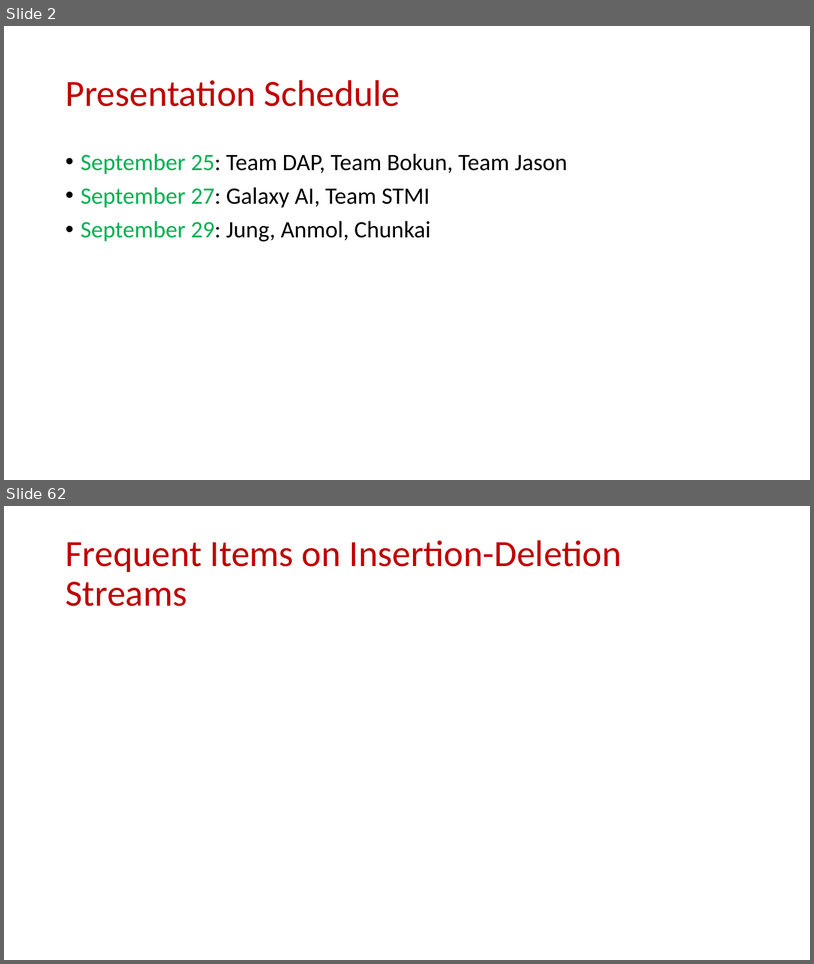
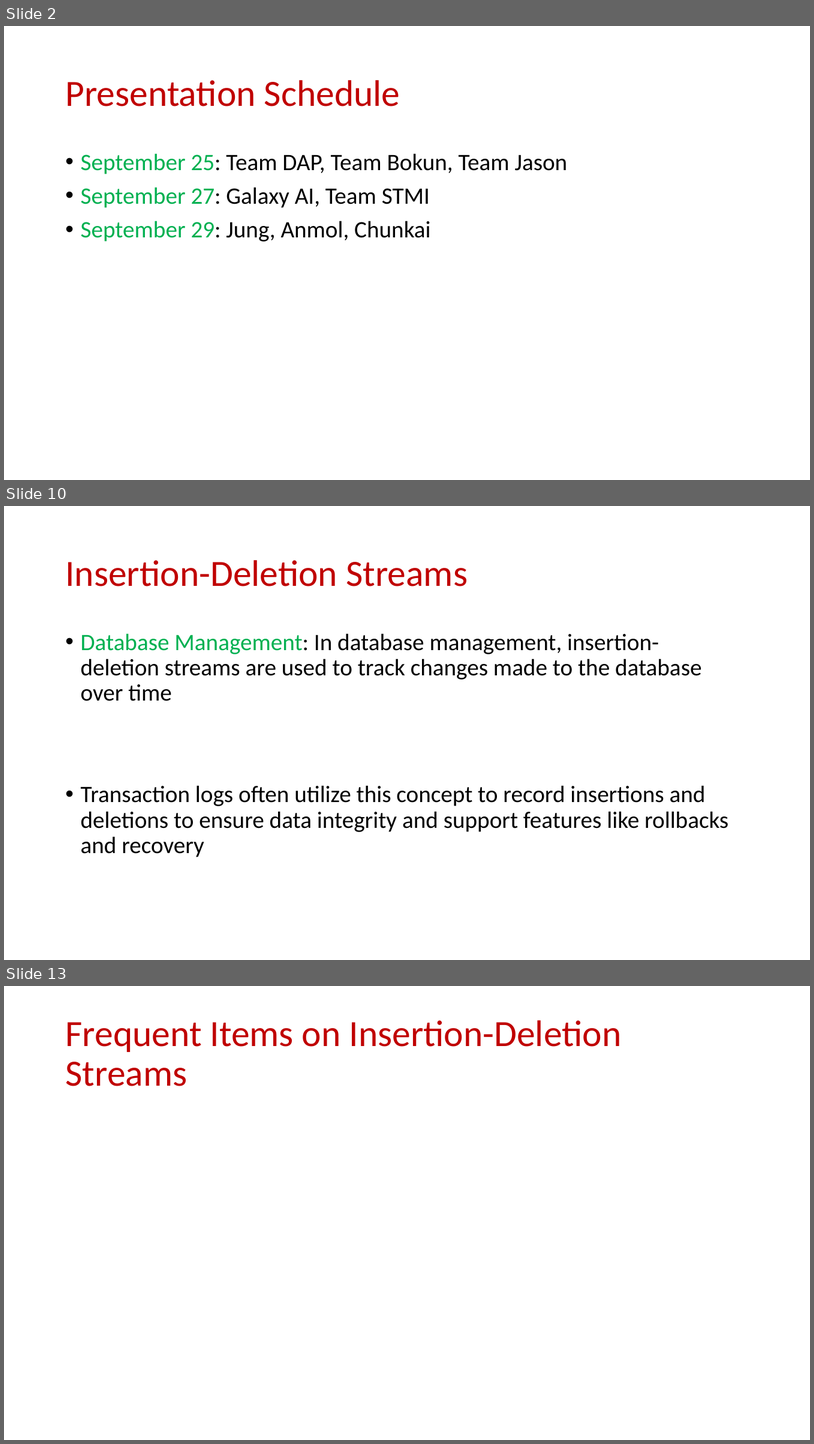
Before and after one commit to samsonzhou/samsonzhou.github.io, a slide deck: CSCE689-23/L11.pptx. Shown one above the other, each under a label of ours: slides 2 and 62 before the commit, slides 2, 10 and 13 after it; the slides between them are not shown. The pictures are 814x964 and 814x1444 pixels, drawn with LibreOffice and Linux fonts; fonts in the diff are those of the drawing; grey boxes stand for pictures. Boxes give left, top, right and bottom in pixels: in the first picture for what was removed or moved away, otherwise in the second. Text is boxed around its words. In the diff, an @@ line names an element or a change of style, - is before the commit and + after.

```diff
--- a/CSCE689-23/L11.pptx
+++ b/CSCE689-23/L11.pptx
@@ slide 10 added at <box>4,506,810,960</box>, background #FFFFFF @@
@@ title added at <box>65,560,468,586</box>, 44 pt, text #C00000 @@
+Insertion-Deletion Streams
@@ text added at <box>81,633,729,857</box>, 28 pt, text #000000 @@
+• Database Management: In database management, insertion-deletion streams are used to track changes made to the database over time
+• Transaction logs often utilize this concept to record insertions and deletions to ensure data integrity and support features like rollbacks and recovery
@@ what was slide 62 is now slide 13 @@
```
Also in this commit, not shown: 16 slides changed, 15 other slides added.
